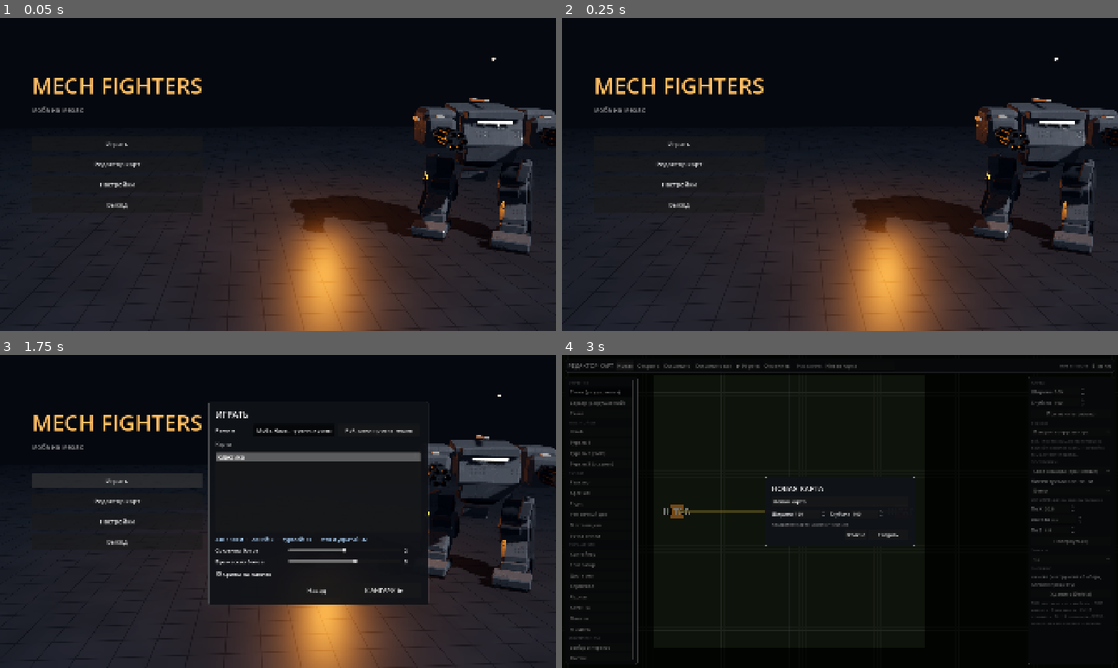
Above: before the commit, frames 1-4 (two rows, left to right).
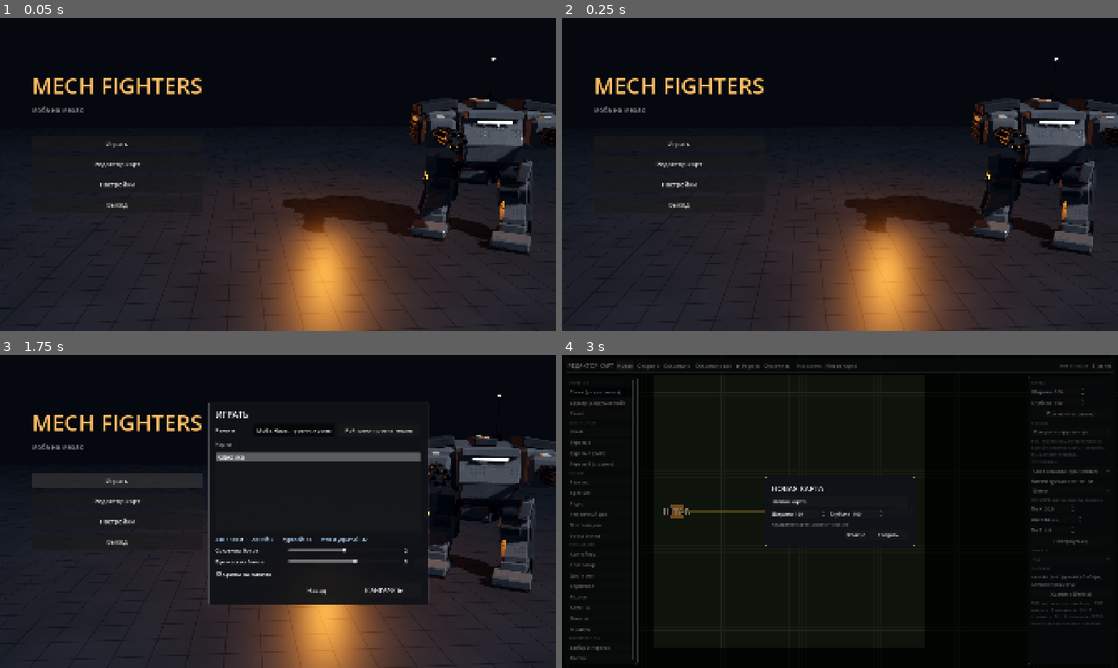
Above: after the commit, the same moments.

Repository: aleskandrkadomcev/mech_fighters
Game: Godot game, scene res://menu.tscn
The game is run twice, just before and just after one commit, with the same random seed, the same clock (stepped at 60 frames per second) and the same inputs.
Inputs:
- Up to frame 1 (0.05 s): no input
- Up to frame 2 (0.25 s): no input
- Up to frame 3 (1.75 s): click "Играть" at 0.5 s; click "Играть" at 1.25 s
- Up to frame 4 (3 s): click "Редактор карт" at 2 s; click "Новая" at 2.75 s

The runs differ from the first frame. In frame 1, 0.9% of the frame differs, in the area x 50-100%, y 13-63%; in frame 2, 0.9%; in frame 3, 0.6%; in frame 4, nothing differs.

Commit message:
Корпус крипа вернулся (склейка деталей теряла коробки); текстуры мехов из моделей: тени щелей, 2048, матовые
- склейка деталей: кусок без таблицы вершин (скошенная коробка) рядом с цилиндром пропадал —
  так с 15.10 пропали корпус крипа и крышка башни; теперь каждый кусок приводится к одному виду;
  тест --creeptest
- нарезка мехов: до упрощения запекается затенение щелей с исходной модели и затемняет окраску,
  окраска и рельеф 2048 (было 1024), шероховатость 0,5–0,9 (исходник почти глянец)
- F2 → Прочее: яркость окраски мехов из моделей (0,72)
- ROADMAP: развал меха при смерти, порядок работ по графике, цвет эффектов — кастомизация

Co-Authored-By: Claude Opus 5.5 <noreply@anthropic.com>

Diff:
--- a/scripts/art.gd
+++ b/scripts/art.gd
@@ -311,6 +311,31 @@
 # Склеиваются только «листья» (детали без своих детей) с материалом из списка mats.
 # Узлы-контейнеры (бёдра, подвесы пушек, радар) остаются и двигаются как раньше.
 # keep: детали, которые нельзя трогать (на них ссылается код: вспышки, лучи, кольца)
+# кусок модели с таблицей номеров вершин. Склеивать можно только такие: если в одну модель
+# попадут кусок без таблицы (скошенная коробка) и кусок с таблицей (цилиндр), таблица итоговой
+# модели укажет только на вершины второго, и коробка пропадёт (так пропал корпус у крипа)
+static func _indexed(mesh: Mesh, surface: int) -> Mesh:
+	var arr := mesh.surface_get_arrays(surface)
+	if arr[Mesh.ARRAY_INDEX] != null and (arr[Mesh.ARRAY_INDEX] as PackedInt32Array).size() > 0:
+		if surface == 0 and mesh.get_surface_count() == 1:
+			return mesh
+		var one := ArrayMesh.new()
+		one.add_surface_from_arrays(Mesh.PRIMITIVE_TRIANGLES, arr)
+		return one
+	var key := mesh.get_instance_id() * 8 + surface
+	if _indexed_cache.has(key):
+		return _indexed_cache[key]
+	var st := SurfaceTool.new()
+	st.create_from(mesh, surface)
+	st.index()
+	var out := st.commit()
+	_indexed_cache[key] = out
+	return out
+
+
+static var _indexed_cache := {}
+
+
 static func merge_meshes(root: Node, mats: Array, keep: Array = []) -> void:
 	var groups := {}
 	for c in root.get_children():
@@ -332,7 +357,7 @@
 			st.begin(Mesh.PRIMITIVE_TRIANGLES)
 			for mi in list:
 				for s in mi.mesh.get_surface_count():
-					st.append_from(mi.mesh, s, mi.transform)
+					st.append_from(_indexed(mi.mesh, s), 0, mi.transform)
 			var am := st.commit()
 			var out := MeshInstance3D.new()
 			out.mesh = am
--- a/scripts/dev_autotest.gd
+++ b/scripts/dev_autotest.gd
@@ -43,6 +43,7 @@
 var _moba_secs := 60
 var _perf := false               # с mobatest: каждые 20 с сколько узлов, объектов, ресурсов и время кадра
 var _fxreel := false             # --fxreel: эффекты одним запуском — драка со взрывами, штурм базы, своя база
+var _creeptest := false          # --creeptest: у крипа после склейки деталей есть корпус, гусеницы и башня
 var _aimtest := false            # --aimtest: прицел (земля / середина хитбокса), пределы стволов, гранатомёт
 var _fancheck := false           # --fancheck: веер обзора с пропуском лучей совпадает с полным (все лучи)
 var _cpubench := false           # --cpubench: что сколько стоит в обычном бою (окно, по очереди выключает тени, траву, крипов...)
@@ -150,6 +151,8 @@
 			_fancheck = true
 		elif a == "--aimtest":
 			_aimtest = true
+		elif a == "--creeptest":
+			_creeptest = true
 		elif a == "--fxreel" or a.begins_with("--fxreel="):
 			_fxreel = true
 			_nohud = true
@@ -225,6 +228,8 @@
 		_run_fancheck()
 	if _aimtest:
 		_run_aimtest()
+	if _creeptest and _frame == 5:
+		_run_creeptest()
 	if _demo:
 		_run_demo()
 	if _inputtest:
@@ -296,7 +301,7 @@
 		var img := get_viewport().get_texture().get_image()
 		img.save_png(("%s/%s_f%04d.png" % [_shot_dir, _target, shot_f]) if _fxreel else ("%s/f%04d.png" % [_shot_dir, shot_f]))
 		_shots_left.erase(shot_f)
-		if _shots_left.is_empty() and not _inputtest and not _pane …(496 unchanged characters)… bench and not _fancheck and not _aimtest:
+		if _shots_left.is_empty() and not _inputtest and not _pane …(496 unchanged characters)… bench and not _fancheck and not _aimtest and not _creeptest:
 			get_tree().quit()
 
 
@@ -1233,9 +1238,21 @@
 			mm.torso_yaw = PI if i < 5 else 0.0
 			mm.legs_yaw = mm.torso_yaw
 			print("[GAL] %s: %s + %s" % [Parts.pname(ids[i]), Parts.pname(w), Parts.pname(w2)])
+		# два крипа посередине: видно корпус между гусеницами
+		for t in 2:
+			var c = main.Creep.new()
+			c.team = t
+			c.lane = "mid"
+			c.path = main.lane_path(t, "mid")
+			c.nav = main.nav
+			c.position = Vector3(-4.0 + t * 8.0, 0, 0)
+			main.add_child(c)
+			c.stun(99.0)
 	if _frame == 6:
 		for mm in get_tree().get_nodes_in_group("mechs"):
 			mm.seen = true
+	if _frame == 45:
+		Cfg.cam_distance = 24.0     # второй снимок ближе (если в --shots есть кадр позже 45)
 	if _frame >= 40 and _shots_left.is_empty():
 		get_tree().quit()
 
@@ -2399,3 +2416,45 @@
 		probe.queue_free()
 		print("[AIM] итог: %s" % ("ВСЁ ВЕРНО" if _at_fails == 0 else "ошибок %d" % _at_fails))
 		get_tree().quit()
+
+
+# ------------------------------------------------------------------
+#  Крип (--creeptest): после склейки деталей у него должны остаться корпус, гусеницы и башня.
+#  Печатает каждую модель крипа: материал, сколько вершин и габарит
+# ------------------------------------------------------------------
+
+func _run_creeptest() -> void:
+	var c = main.Creep.new()
+	c.team = 1
+	c.lane = "mid"
+	c.path = main.lane_path(1, "mid")
+	c.nav = main.nav
+	c.position = Vector3(0, 0, -20)
+	main.add_child(c)
+	var body_ok := false
+	var fails := 0
+	for mi in c.find_children("*", "MeshInstance3D", true, false):
+		var m: MeshInstance3D = mi
+		var box: AABB = m.mesh.get_aabb() if m.mesh != null else AABB()
+		var verts := 0
+		var lost := 0          # вершины, на которые не ссылается ни один треугольник (не рисуются)
+		if m.mesh != null:
+			for si in m.mesh.get_surface_count():
+				var arr := m.mesh.surface_get_arrays(si)
+				var nv := (arr[Mesh.ARRAY_VERTEX] as PackedVector3Array).size()
+				verts += nv
+				if arr[Mesh.ARRAY_INDEX] != null and (arr[Mesh.ARRAY_INDEX] as PackedInt32Array).size() > 0:
+					var used := {}
+					for ix in arr[Mesh.ARRAY_INDEX]:
+						used[ix] = true
+					lost += nv - used.size()
+		var col: Color = m.material_override.albedo_color if m.material_override is StandardMaterial3D else Color.BLACK
+		print("[CREEP] %s: вершин %d, из них не рисуются %d, габарит %s, цвет %s" % [m.get_parent().name, verts, lost, box.size, col])
+		if lost > 0:
+			fails += 1
+		# корпус: модель светлой брони шириной больше 1,4 и длиной больше 2,2
+		if col.r > 0.3 and box.size.x > 1.4 and box.size.z > 2.2 and verts > 0 and lost == 0:
+			body_ok = true
+	print("[CREEP] корпус на месте — %s" % ("ВЕРНО" if body_ok else "ОШИБКА"))
+	print("[CREEP] все склеенные детали рисуются — %s" % ("ВЕРНО" if fails == 0 else "ОШИБКА (%d моделей с пропавшими кусками)" % fails))
+	get_tree().quit()
--- a/scripts/mech_visual.gd
+++ b/scripts/mech_visual.gd
@@ -820,7 +820,8 @@
 		if src is StandardMaterial3D:
 			if not _model_mats.has(src):
 				var m: StandardMaterial3D = src.duplicate()
-				m.albedo_color = m.albedo_color * _team_paint
+				var kb: float = Cfg.mech_model_bright
+				m.albedo_color = m.albedo_color * _team_paint * Color(kb, kb, kb, 1.0)
 				m.emission_enabled = true
 				m.emission = Color(0, 0, 0)
 				_model_mats[src] = m
--- a/scripts/settings.gd
+++ b/scripts/settings.gd
@@ -137,6 +137,7 @@
 
 @export_group("Прочее")
 @export_range(0, 1, 0.05) var sound_volume := 0.7        # Громкость звуков | от 0 до 1
+@export_range(0.3, 1.2, 0.02) var mech_model_bright := 0.72  # Яркость окраски мехов из моделей | 1 = как в текстуре модели; светлый корпус на солнце уходит в белое и теряет линии, поэтому темнее. Применяется к новым мехам
 @export_range(0, 1, 1) var damage_numbers := 1           # Цифры урона | 1 = показывать над целью, 0 = нет
 @export_range(0, 1, 1) var link_guns := 1                # Одинаковые пушки на ЛКМ | 1 = две одинаковые пушки стреляют обе на ЛКМ по очереди (рельсы залпом), 0 = ЛКМ левая, ПКМ правая
 @export_range(0, 1, 1) var step_dust := 1                # Пыль от шагов | 1 = есть, 0 = нет
Binary file changed: assets/mechs/heavy_26cbe.glb
Binary file changed: assets/mechs/heavy_26cbe_texture_pbr_20250901.jpg
Not shown, changed: assets/mechs/heavy_26cbe_texture_pbr_20250901.jpg.import
Binary file changed: assets/mechs/heavy_26cbe_texture_pbr_20250901_metallic-texture_pbr_20250901_roughness.jpg
Not shown, changed: assets/mechs/heavy_26cbe_texture_pbr_20250901_metallic-texture_pbr_20250901_roughness.jpg.import
Binary file changed: assets/mechs/heavy_26cbe_texture_pbr_20250901_normal.jpg
Not shown, changed: assets/mechs/heavy_26cbe_texture_pbr_20250901_normal.jpg.import
Binary file changed: assets/mechs/light_046748.glb
Binary file changed: assets/mechs/light_046748_texture_pbr_20250901.jpg
Not shown, changed: assets/mechs/light_046748_texture_pbr_20250901.jpg.import
Binary file changed: assets/mechs/light_046748_texture_pbr_20250901_metallic-texture_pbr_20250901_roughness.jpg
Not shown, changed: assets/mechs/light_046748_texture_pbr_20250901_metallic-texture_pbr_20250901_roughness.jpg.import
(and 19 more such lines)
